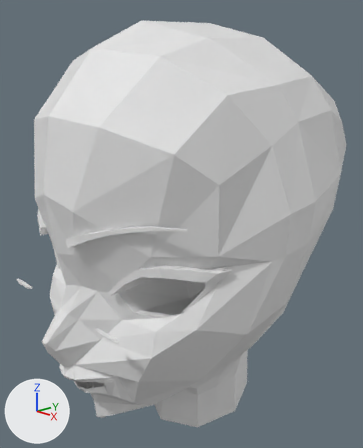
Renders of the Blender file Monaschinas/kouka.blend from each side of a commit.
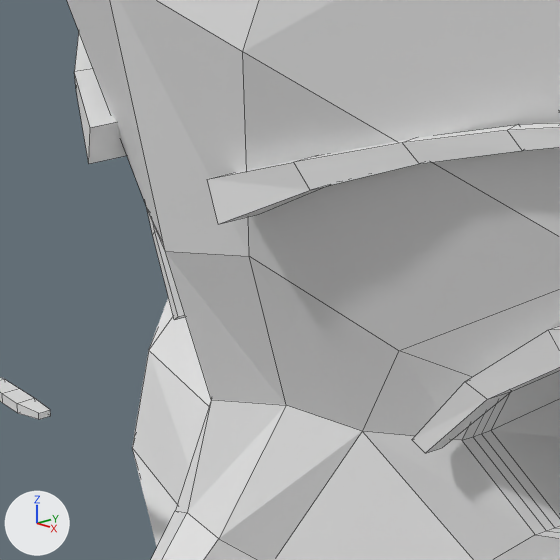
Old and new are each drawn whole from a 50 mm lens placed at (2.228, -1.451, 2.997), pointed at (0.003, 0.592, 2.119) and again close up on the part from 6% to 38% of the width and 45% to 71% of the height. Lighting does not change. The marker at lower left points along +X, +Y and +Z. The close-ups show mesh edges as thin lines.

Names of what the first close-up shows: 'Ceja', 'CejaAbajo', 'Face', 'Pestanas'.
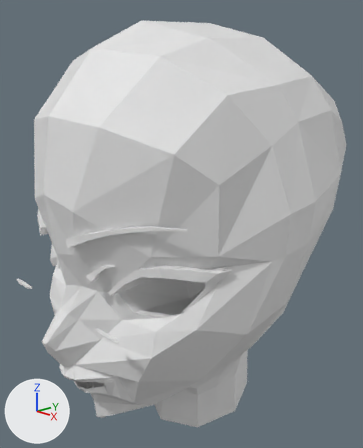
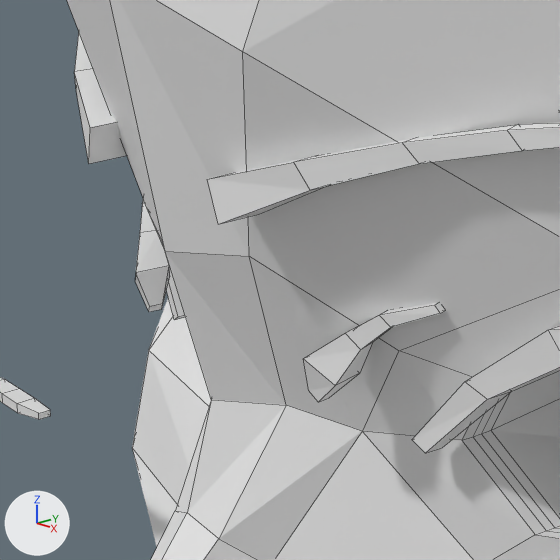
ob_cejarara1 is not drawn itself; it is the parent of ob_cejasraras.

Where the change shows, as pixel boxes [x1, y1, x2, y2] in the close-ups (560 x 560 px):
```json
{"object": "CejasRaras", "change": "shown, added", "after": [135, 199, 445, 402]}
```

Edits to the scene script, one JSON object a line:
```json
{"op": "add", "block": "lat_lattice_002", "code": ["lat_lattice_002 = bpy.data.lattices.new('Lattice.002')", "lat_lattice_002.points_u = 4", "lat_lattice_002.points.foreach_set('co_deform', [-0.5, 0.921, -0.5, -0.124, 1.549, -0.5, 0.157, 2.15, -0.5, 0.439, 2.751, -0.5, -0.5, 1.921, -0.5, -0.283, 2.394, -0.5, -0.00177, 2.995, -0.5, 0.28, 3.596, -0.5, -0.5, 0.921, 0.5, -0.124, 1.549, 0.5, 0.157, 2.15, 0.5, 0.439, 2.751, 0.5, -0.5, 1.921, 0.5, -0.283, 2.394, 0.5, -0.00177, 2.995, 0.5, 0.28, 3.596, 0.5])"]}
{"op": "add", "block": "ob_cejasraras", "code": "ob_cejasraras.parent = ob_cejarara1"}
{"op": "add", "block": "ob_cejasraras", "code": "ob_cejasraras.matrix_parent_inverse = Matrix(((5.901, 0.0, 0.0, -1.465), (0.0, 19.86, 0.0, 5.559), (0.0, 0.0, 5.901, -12.21), (0.0, 0.0, 0.0, 1.0)))"}
{"op": "add", "block": "ob_cejasraras", "code": "_m = ob_cejasraras.modifiers.new('Lattice', 'LATTICE')"}
{"op": "add", "block": "ob_cejasraras", "code": "_m.object = ob_cejarara1"}
{"op": "remove", "block": "ob_cejasraras", "code": "ob_cejasraras.hide_set(True)"}
{"op": "add", "block": "ob_cejarara1", "code": ["ob_cejarara1 = bpy.data.objects.new('CejaRara1', lat_lattice_002)", "ob_cejarara1.location = (0.248, -0.28, 2.07)", "ob_cejarara1.scale = (0.169, 0.0504, 0.169)", "ob_cejarara1.hide_set(True)"]}
```
